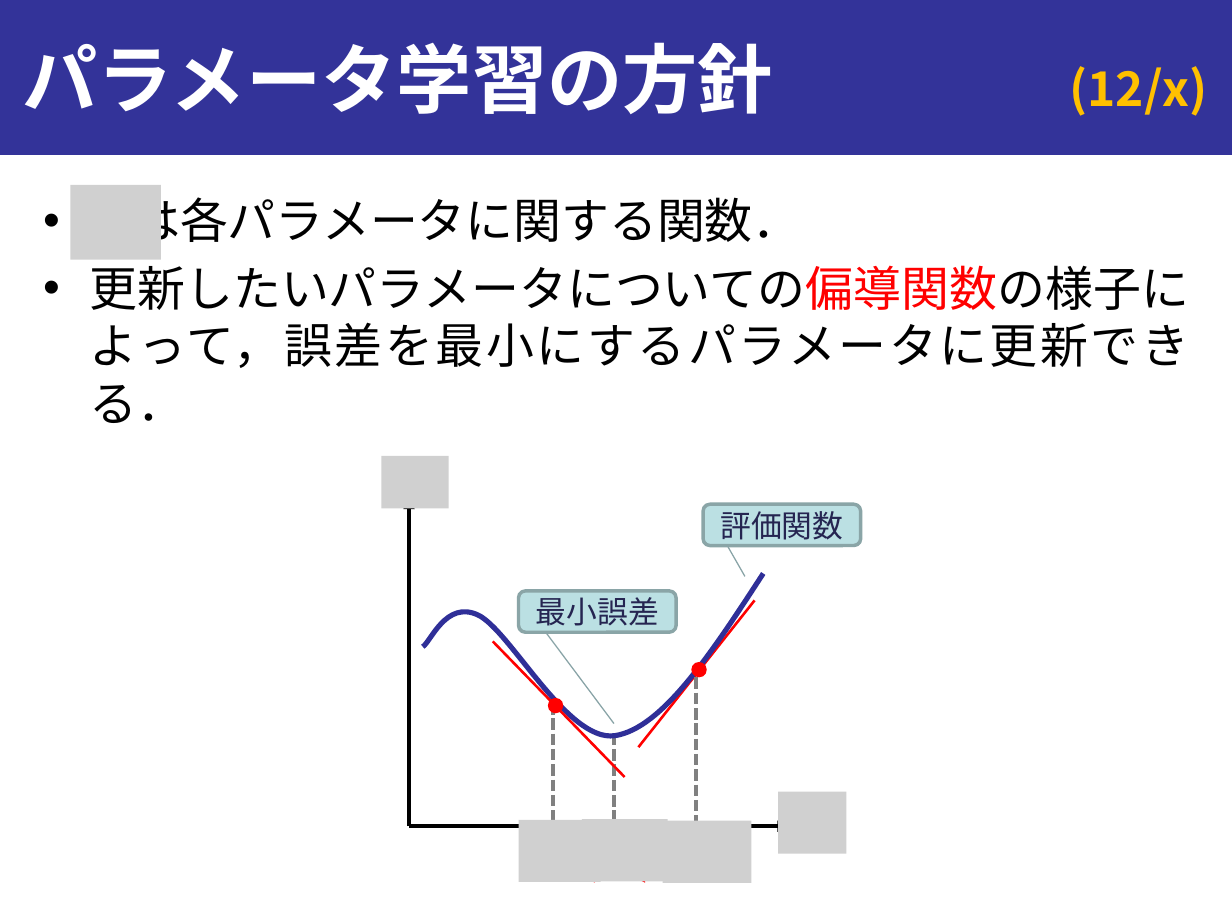
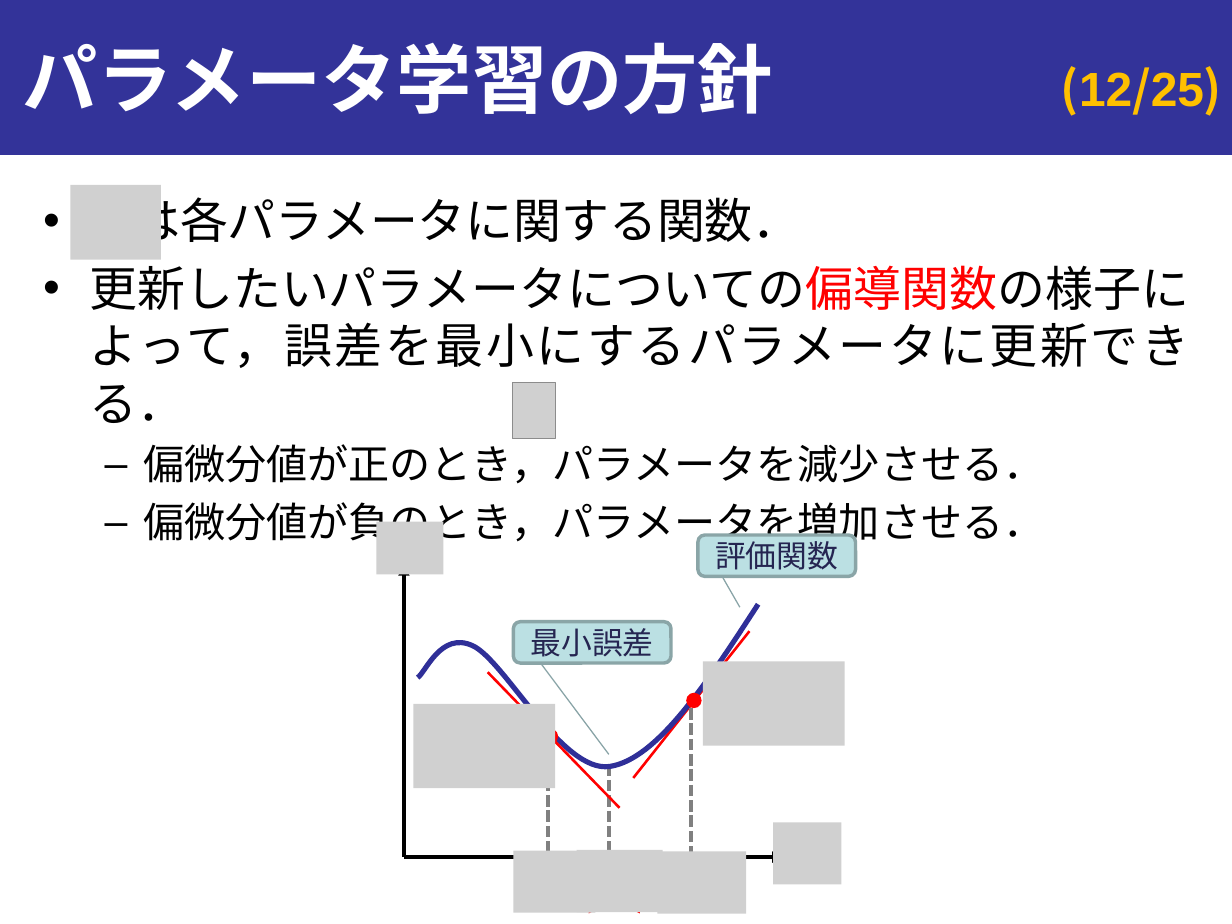
Before and after one commit to onikUone/slides, a slide deck: slide 12 of Junior_ex1.pptx. Drawn at 1232x924 pixels with LibreOffice and Linux fonts; fonts in the diff are those of the drawing; grey boxes stand for pictures. Boxes give left, top, right and bottom in pixels: in the first picture for what was removed or moved away, otherwise in the second. Text is boxed around its words. In the diff, an @@ line names an element or a change of style, - is before the commit and + after.

```diff
--- a/Junior_ex1.pptx
+++ b/Junior_ex1.pptx
@@ page number at (1061,66,1222,116): text changed; font Noto Sans CJK JP to Arial @@
-(12/x)
+(12/25)
@@ picture added at (513,382,556,439) @@
@@ text at (143,437,1044,548): paragraphs added @@
+  – 偏微分値が正のとき，パラメータを減少させる．
+  – 偏微分値が負のとき，パラメータを増加させる．
@@ picture removed at (382,456,448,509) @@
@@ picture added at (376,521,442,574) @@
@@ arrow moved from (409, 827) - (409, 498) to (404, 857) - (404, 564) @@
@@ 7 lines, 4 pictures, 3 arrows, 2 rounded rectangles, 2 ellipses, 1 freeform shape: place and size @@
-7 lines, 4 pictures, 3 arrows, 2 rounded rectangles, 2 ellipses, 1 freeform shape at (409,436,861,882)
+7 lines, 4 pictures, 3 arrows, 2 rounded rectangles, 2 ellipses, 1 freeform shape at (404,466,856,913)
@@ picture added at (703,662,845,745) @@
@@ picture added at (414,703,556,787) @@
```
Also in this commit, not shown: 8 other slides changed, 5 slides added, 5 slides removed, 12 other files.
